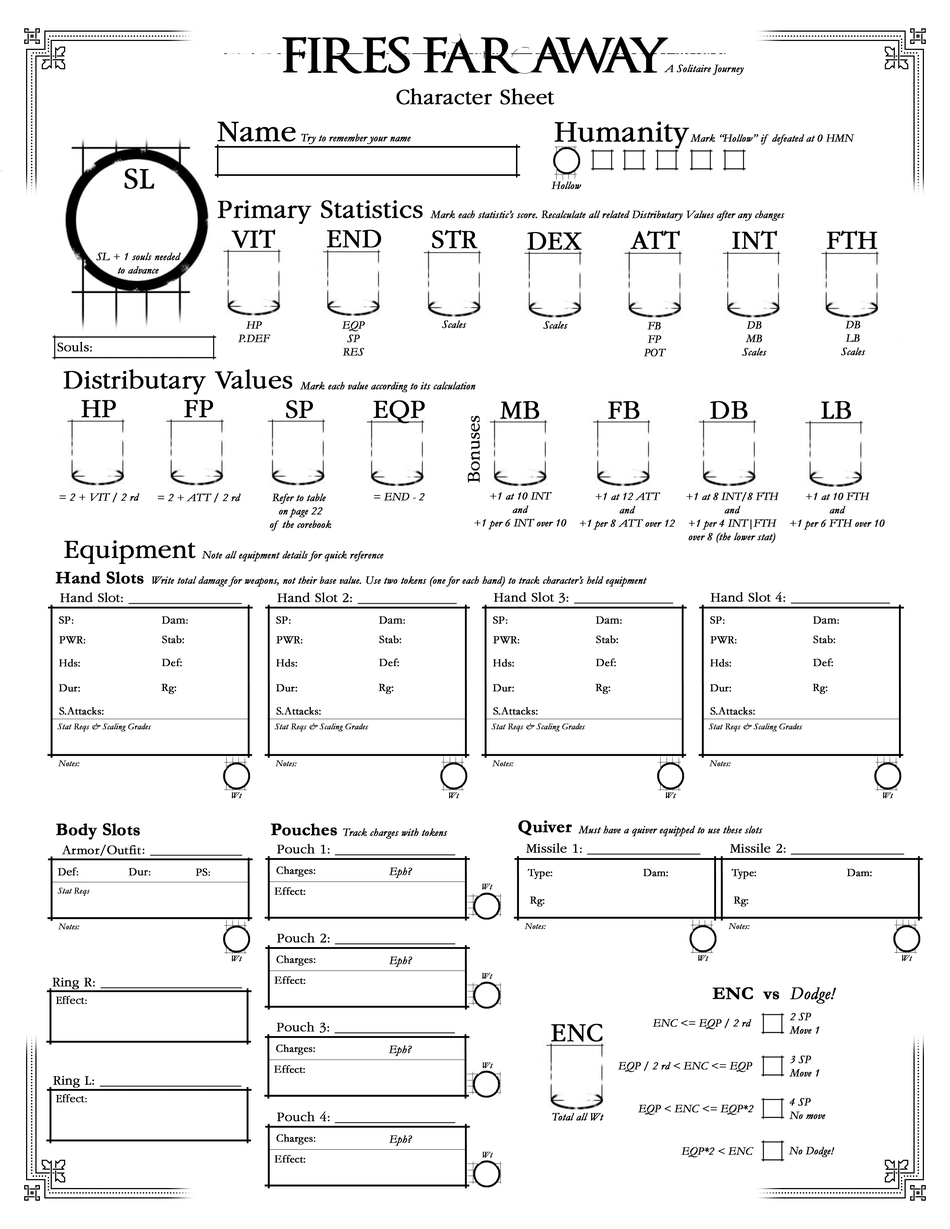
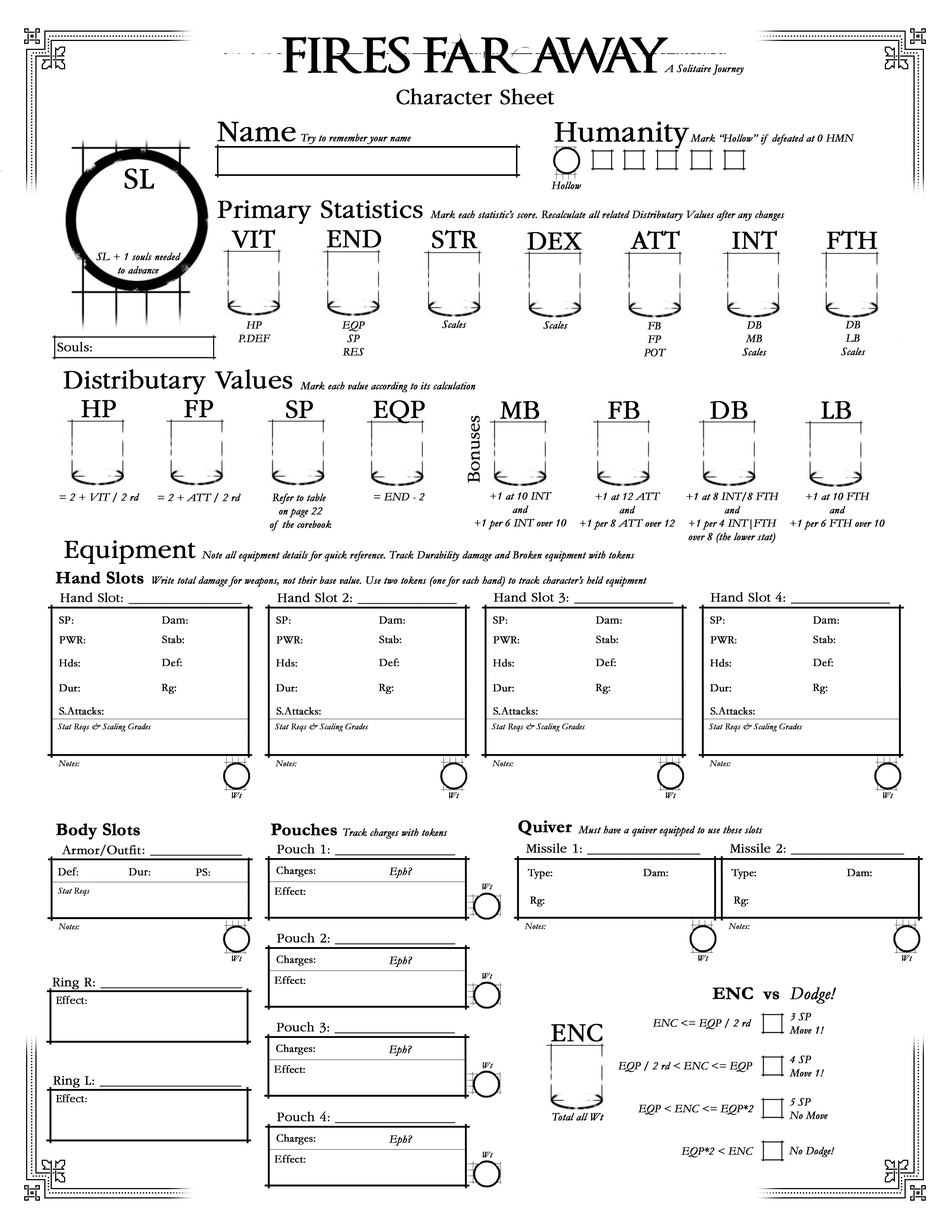
Layers edited between the first and the second 950×1229 image:
renamed "Note all equipment details for quick reference" to "Note all equipment details for quick reference. Track Durabilit", painted on it over bbox(383, 550, 635, 562)
renamed "4 SP No move" to "5 SP No Move", painted on it over bbox(789, 1098, 828, 1120)
renamed "3 SP Move 1" to "4 SP Move 1!", painted on it over bbox(789, 1056, 824, 1077)
renamed "2 SP Move 1" to "3 SP Move 1!", painted on it over bbox(789, 1013, 824, 1035)
